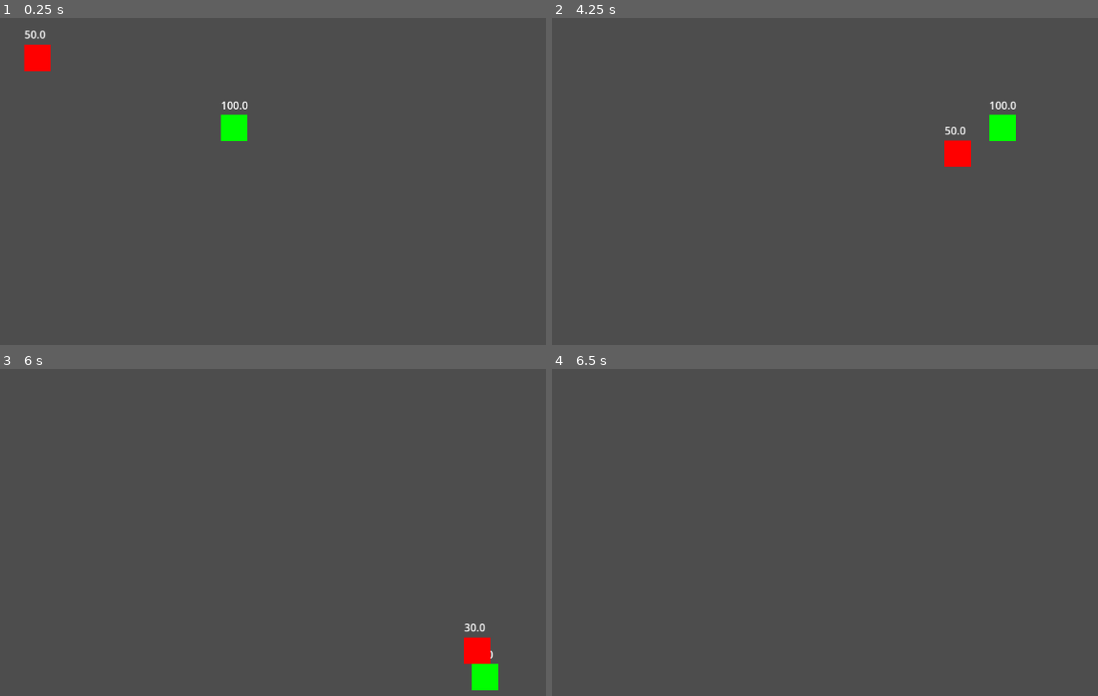
Above: before the commit, frames 1-4 (two rows, left to right).
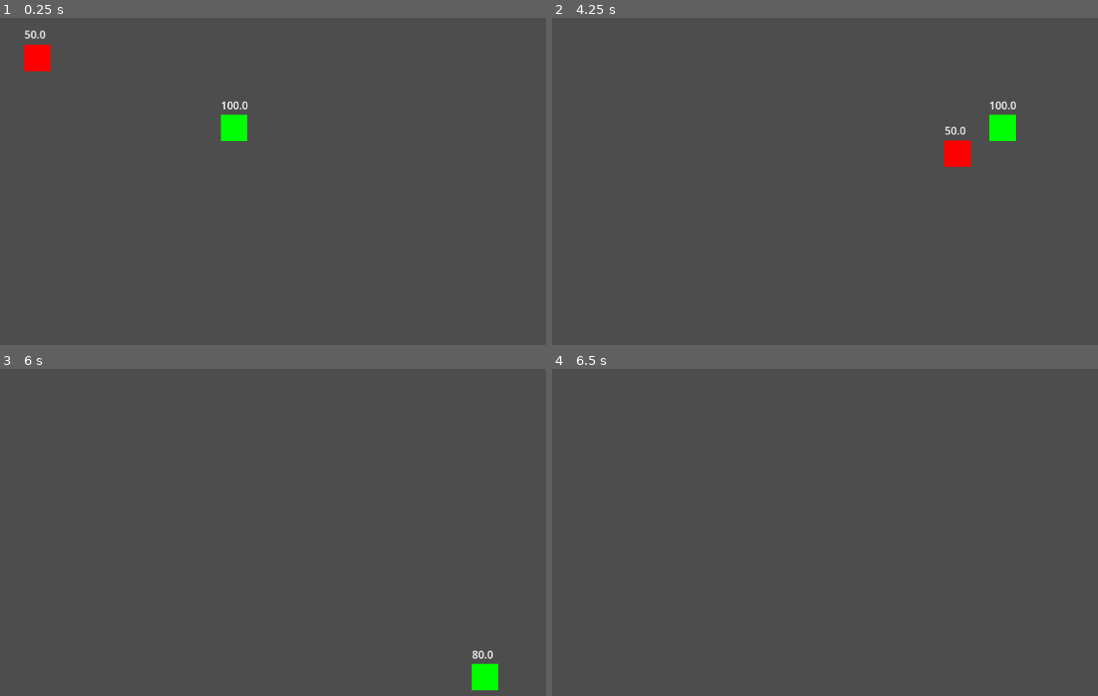
Above: after the commit, the same moments.

Repository: ishbireco/simpleTopdownSurvival
Game: Godot game, scene res://scenes/main.tscn
The game is run twice, just before and just after one commit, with the same random seed, the same clock (stepped at 60 frames per second) and the same inputs.
Inputs (mouse positions are in pixels of both pictures, inside the frame that each line leads up to):
- Up to frame 1 (0.25 s): no input
- Up to frame 2 (4.25 s): move the mouse to (885, 119) at 0.52 s; hold D (right) 0.53-1.28 s; click (885, 119) at 0.6 s; move the mouse to (562, 161) at 1.27 s; hold S (down) 1.28-2.03 s; click (562, 161) at 1.35 s; move the mouse to (792, 47) at 2.02 s; hold D (right) 2.03-2.78 s; click (792, 47) at 2.1 s; move the mouse to (677, 227) at 2.77 s; hold W (up) 2.78-3.53 s; click (677, 227) at 2.85 s; move the mouse to (945, 204) at 3.52 s; hold A (left) from 3.53 s (still down); click (945, 204) at 3.6 s
- Up to frame 3 (6 s): move the mouse to (outside the picture) at 4.27 s; click (outside the picture) at 4.35 s; move the mouse to (202, 489) at 5.02 s; release A (left) at 5.03 s; hold S (down) 5.03-5.78 s; click (202, 489) at 5.1 s; move the mouse to (49, 385) at 5.77 s; hold D (right) from 5.78 s (still down); click (49, 385) at 5.85 s
- Up to frame 4 (6.5 s): keep holding D (right)

Frames 1-2 are identical in both runs. In frame 3, 0.5% of the frame differs, in the area x 84-90%, y 77-91%; in frame 4, nothing differs.

Commit message:
oyehoyehoye

Diff:
--- a/scenes/enemy.tscn
+++ b/scenes/enemy.tscn
@@ -28,15 +28,18 @@
 shape = SubResource("RectangleShape2D_8tegq")
 
 [node name="movementComponent" type="Node" parent="." unique_id=729759785 node_paths=PackedStringArray("mover")]
+unique_name_in_owner = true
 script = ExtResource("3_c4w8v")
 mover = NodePath("..")
 metadata/_custom_type_script = "uid://xu7jhltf84wa"
 
 [node name="healthComponent" type="Node" parent="." unique_id=49947038]
+unique_name_in_owner = true
 script = ExtResource("4_5uy6h")
 metadata/_custom_type_script = "uid://vbwf5mowwvls"
 
 [node name="hurtBox" type="Area2D" parent="." unique_id=1972225669 node_paths=PackedStringArray("hurt_area", "attack_component")]
+unique_name_in_owner = true
 script = ExtResource("6_nenq2")
 hurt_area = NodePath(".")
 attack_component = NodePath("attackComponent")
@@ -48,6 +51,7 @@
 shape = SubResource("RectangleShape2D_md484")
 
 [node name="attackComponent" type="Node" parent="hurtBox" unique_id=1572101159]
+unique_name_in_owner = true
 script = ExtResource("5_xwavj")
 metadata/_custom_type_script = "uid://b6thjvew576oj"
 
--- a/scenes/player.tscn
+++ b/scenes/player.tscn
@@ -29,17 +29,21 @@
 position = Vector2(20, 20)
 shape = SubResource("RectangleShape2D_u8vuu")
 
-[node name="inputCompnent" type="Node" parent="." unique_id=1819015292 node_paths=PackedStringArray("mover")]
+[node name="inputCompnent" type="Node" parent="." unique_id=1819015292 node_paths=PackedStringArray("mover", "attack_component")]
+unique_name_in_owner = true
 script = ExtResource("2_dqkch")
 mover = NodePath("..")
+attack_component = NodePath("../hurtBox/attackComponent")
 metadata/_custom_type_script = "uid://1dsebuukgsuu"
 
 [node name="movementComponent" type="Node" parent="." unique_id=744402848 node_paths=PackedStringArray("mover")]
+unique_name_in_owner = true
 script = ExtResource("3_qlg0r")
 mover = NodePath("..")
 metadata/_custom_type_script = "uid://xu7jhltf84wa"
 
 [node name="healthComponent" type="Node" parent="." unique_id=1099756310]
+unique_name_in_owner = true
 script = ExtResource("5_qlg0r")
 metadata/_custom_type_script = "uid://vbwf5mowwvls"
 
@@ -55,6 +59,7 @@
 shape = SubResource("RectangleShape2D_smehm")
 
 [node name="attackComponent" type="Node" parent="hurtBox" unique_id=655837427]
+unique_name_in_owner = true
 script = ExtResource("6_fjrip")
 metadata/_custom_type_script = "uid://b6thjvew576oj"
 
--- a/scripts/enemy.gd
+++ b/scripts/enemy.gd
@@ -1,20 +1,14 @@
 extends CharacterBody2D
 
 @export var enemy_stats: stats
-@onready var movement_component: movementComponent = $movementComponent
-@onready var health_component: healthComponent = $healthComponent
+@onready var movement_component: movementComponent = %movementComponent
+@onready var health_component: healthComponent = %healthComponent
 @onready var hurt_box: hurtBox = $hurtBox
 
 var player
 
 func _ready() -> void:
 	health_component.give_health(enemy_stats)
-	var timer = Timer.new()
-	timer.wait_time = 1.0
-	timer.one_shot = false
-	add_child(timer)
-	timer.start()
-	timer.timeout.connect(_on_timer_timeout)
 
 func _physics_process(_delta: float) -> void:
 	var players = get_tree().get_nodes_in_group("player")
@@ -25,9 +19,12 @@
 	movement_component.give_movement(enemy_stats)
 
 func _process(delta: float) -> void:
+	if Input.is_action_just_pressed("attack"):
+		on_attack_initiated()
+
 	die()
 
-func _on_timer_timeout():
+func on_attack_initiated():
 	hurt_box.hurt_check(enemy_stats)
 
 func die():
--- a/scripts/inputComponent.gd
+++ b/scripts/inputComponent.gd
@@ -2,7 +2,7 @@
 extends Node
 
 @export var mover: CharacterBody2D
-@onready var attack_component: attackComponent = $'../attackComponent'
+@onready var attack_component: attackComponent = %attackComponent
 var direction: Vector2
 
 func get_input(stats):
--- a/scripts/player.gd
+++ b/scripts/player.gd
@@ -1,13 +1,14 @@
 extends CharacterBody2D
 
-@onready var input_compnent: inputCompnent = $inputCompnent
-@onready var movement_component: movementComponent = $movementComponent
-@onready var health_component: healthComponent = $healthComponent
-@onready var attack_component: attackComponent
+@onready var input_compnent: inputCompnent = %inputCompnent
+@onready var movement_component: movementComponent = %movementComponent
+@onready var health_component: healthComponent = %healthComponent
+@onready var attack_component: attackComponent = %attackComponent
 @onready var hurt_box: hurtBox = $hurtBox
 @export var player_stats: stats
 
 func _ready() -> void:
+	health_component.give_health(player_stats)
 	health_component.give_health(player_stats)
 	var timer = Timer.new()
 	timer.wait_time = 1.0
@@ -15,7 +16,6 @@
 	add_child(timer)
 	timer.start()
 	timer.timeout.connect(_on_timer_timeout)
-
 #called every frame
 func _process(_delta):
 	movement_component.mover = input_compnent.mover
